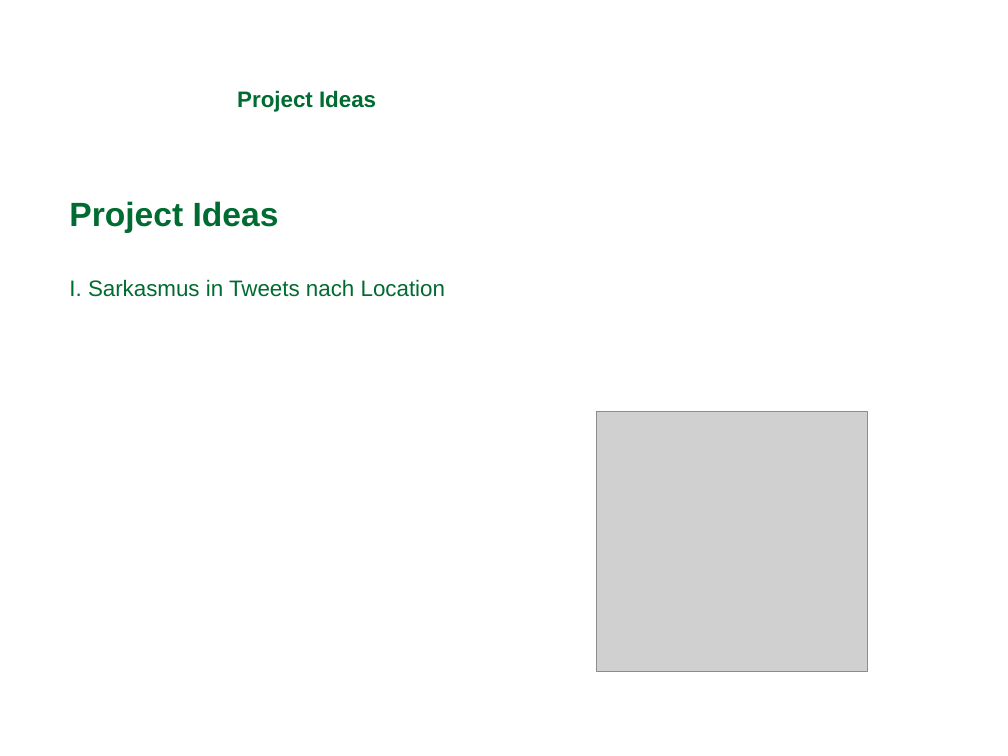
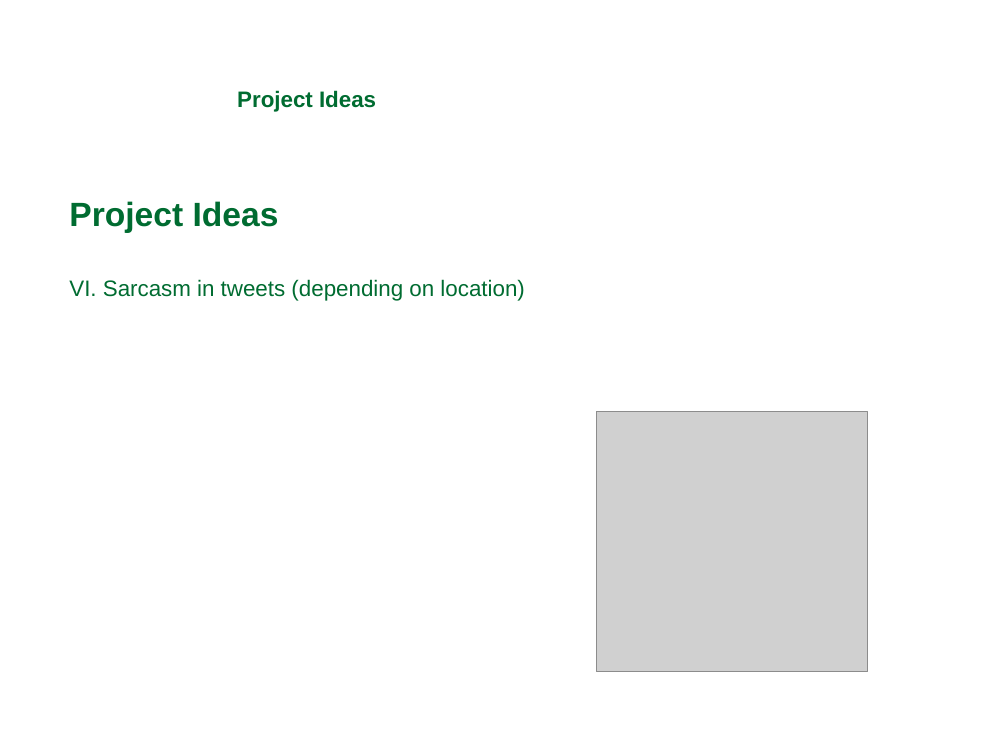
Before and after one commit to michaelprummer/datascience, a slide deck: slide 22 of GeoScope/DataScience1.ppt (slide 17 before the commit). Drawn at 1008x756 pixels with LibreOffice and Linux fonts; fonts in the diff are those of the drawing; grey boxes stand for pictures; background and template pictures are left out. Boxes give left, top, right and bottom in pixels: in the first picture for what was removed or moved away, otherwise in the second. Text is boxed around its words. In the diff, an @@ line names an element or a change of style, - is before the commit and + after.

```diff
--- a/GeoScope/DataScience1.ppt
+++ b/GeoScope/DataScience1.ppt
@@ text at box(69, 279, 524, 301): text changed @@
-I. Sarkasmus in Tweets nach Location
+VI. Sarcasm in tweets (depending on location)
```
Also in this commit, not shown: 5 other slides changed, 1 slide added, 1 slide removed.
